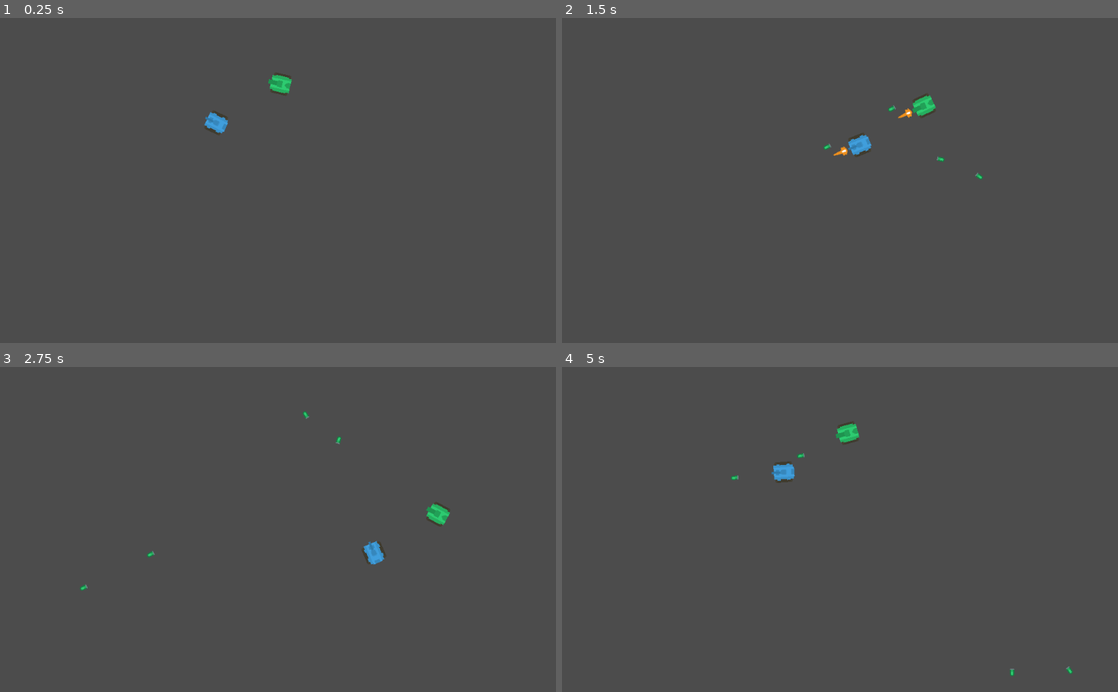
Above: before the commit, frames 1-4 (two rows, left to right).
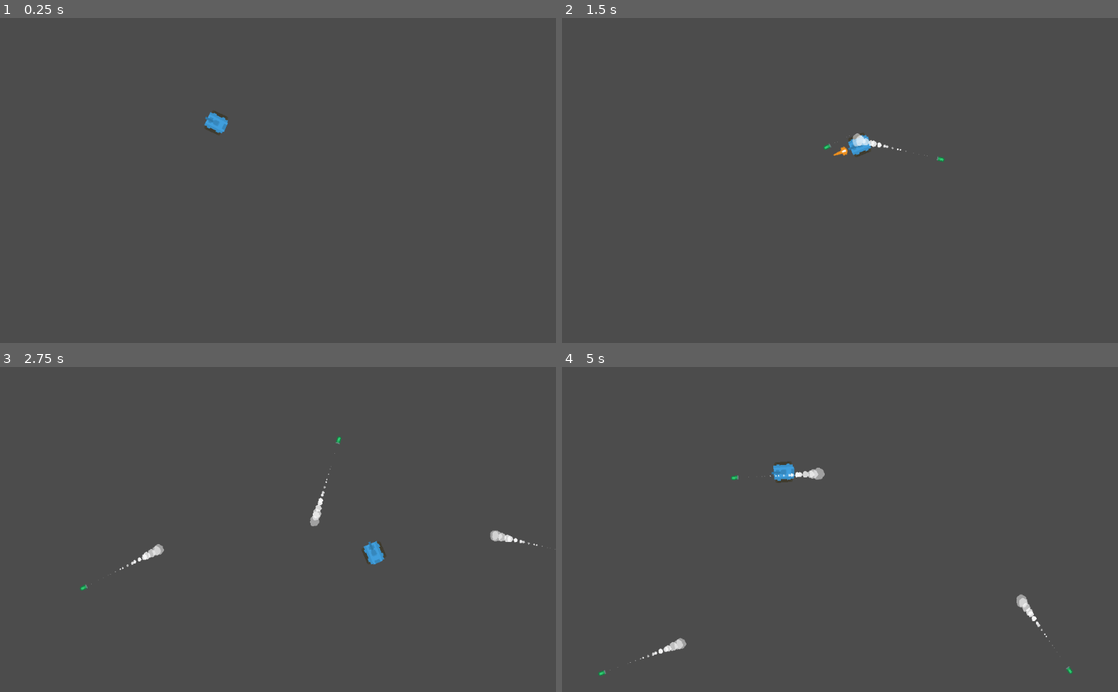
Above: after the commit, the same moments.

Repository: antonioaugustoalves/rogue-tankv2
Game: Godot game, scene res://scenes/Test.tscn
Two runs of this game, one before a commit and one after it. Both use one fixed random seed, a clock stepped at 60 frames per second and the inputs below.
Inputs (mouse positions are in pixels of both pictures, inside the frame that each line leads up to):
- Up to frame 1 (0.25 s): no input
- Up to frame 2 (1.5 s): tap Enter at 0.5 s; move the mouse to (962, 164) at 0.52 s; hold Right (ui_right) 0.53-1.28 s; tap Ctrl (ui_shot) at 0.6, 1.35 s; move the mouse to (728, 196) at 1.27 s; hold Down (ui_down) from 1.28 s (still down)
- Up to frame 3 (2.75 s): move the mouse to (333, 458) at 2.02 s; release Down (ui_down) at 2.03 s; hold Right (ui_right) from 2.03 s (still down); tap Ctrl (ui_shot) at 2.1 s
- Up to frame 4 (5 s): move the mouse to (812, 594) at 2.77 s; release Right (ui_right) at 2.78 s; hold Up (ui_up) 2.78-3.53 s; tap Ctrl (ui_shot) at 2.85, 3.6, 4.35 s; move the mouse to (1006, 578) at 3.52 s; hold Left (ui_left) from 3.53 s (still down); move the mouse to (673, 480) at 4.27 s

The runs differ from the first frame. In frame 1, 0.2% of the frame differs, in the area x 48-53%, y 16-24%; in frame 2, 0.4%; in frame 3, 0.6%; in frame 4, 0.7%, in the area x 6-89%, y 16-96%.

Commit message:
Aula do dia 01-11

Diff:
--- a/scenes/Bullet.tscn
+++ b/scenes/Bullet.tscn
@@ -1,18 +1,38 @@
-[gd_scene load_steps=4 format=2]
+[gd_scene load_steps=10 format=2]
 
 [ext_resource path="res://sprites/bulletGreen1_outline.png" type="Texture" id=1]
 [ext_resource path="res://scripts/Bullet.gd" type="Script" id=2]
+[ext_resource path="res://sprites/smokeWhite1.png" type="Texture" id=3]
 
 [sub_resource type="CapsuleShape2D" id=1]
 radius = 4.0
 height = 6.0
 
+[sub_resource type="Gradient" id=5]
+offsets = PoolRealArray( 0.243194, 0.490018, 0.506352, 0.671506, 0.994555 )
+colors = PoolColorArray( 1, 1, 1, 0.301961, 1, 1, 1, 1, 1, 1, 1, 0.486275, 1, 1, 1, 1, 1, 1, 1, 0.423529 )
+
+[sub_resource type="GradientTexture" id=6]
+gradient = SubResource( 5 )
+
+[sub_resource type="Curve" id=3]
+_data = [ Vector2( 0.0132576, 0.0386363 ), 0.0, 0.0, 0, 0, Vector2( 1, 1 ), 2.94286, 0.0, 0, 0 ]
+
+[sub_resource type="CurveTexture" id=4]
+curve = SubResource( 3 )
+
+[sub_resource type="ParticlesMaterial" id=2]
+flag_disable_z = true
+gravity = Vector3( 0, 0, 0 )
+orbit_velocity = 0.0
+orbit_velocity_random = 0.0
+scale = 0.2
+scale_random = 0.1
+scale_curve = SubResource( 4 )
+color_ramp = SubResource( 6 )
+
 [node name="Bullet" type="Area2D" groups=["cannon_bullets"]]
 script = ExtResource( 2 )
-
-[node name="sprite" type="Sprite" parent="."]
-rotation = 1.5708
-texture = ExtResource( 1 )
 
 [node name="CollisionShape2D" type="CollisionShape2D" parent="."]
 rotation = 1.5708
@@ -22,4 +42,16 @@
 position = Vector2( 0.5, 1.19209e-07 )
 scale = Vector2( 0.55, 0.4 )
 
+[node name="smoke" type="Particles2D" parent="."]
+position = Vector2( -11, 0 )
+amount = 18
+lifetime = 0.5
+local_coords = false
+process_material = SubResource( 2 )
+texture = ExtResource( 3 )
+
+[node name="sprite" type="Sprite" parent="."]
+rotation = 1.5708
+texture = ExtResource( 1 )
+
 [connection signal="screen_exited" from="Notifier" to="." method="_on_Notifier_screen_exited"]
--- a/scenes/Tank.tscn
+++ b/scenes/Tank.tscn
@@ -1,8 +1,8 @@
 [gd_scene load_steps=9 format=2]
 
-[ext_resource path="res://sprites/tankBody_green.png" type="Texture" id=1]
+[ext_resource path="res://sprites/tankBody_red.png" type="Texture" id=1]
 [ext_resource path="res://scripts/Tank.gd" type="Script" id=2]
-[ext_resource path="res://sprites/tankGreen_barrel2.png" type="Texture" id=3]
+[ext_resource path="res://sprites/tankBlue_barrel3.png" type="Texture" id=3]
 [ext_resource path="res://sprites/shotLarge.png" type="Texture" id=4]
 [ext_resource path="res://sprites/shotOrange.png" type="Texture" id=5]
 [ext_resource path="res://sprites/shotRed.png" type="Texture" id=6]
--- a/scenes/Test.tscn
+++ b/scenes/Test.tscn
@@ -9,9 +9,3 @@
 rotation = -18.9605
 tankBody = 1
 barrelType = 1
-
-[node name="Tank2" parent="." instance=ExtResource( 1 )]
-position = Vector2( 517, 122 )
-rotation = -6.1754
-tankBody = 4
-barrelType = 6
--- a/scripts/Tank.gd
+++ b/scripts/Tank.gd
@@ -6,6 +6,8 @@
 #Criando os disparos dinamicamente
 var pre_bulllet = preload("res://scenes/Bullet.tscn")
 
+# Descobrir o nome de cada objeto na tela
+var groupName = "bullets-"+str(self)
 #lista de skins do tank 18/10 =
 var bodies = [
 	"res://sprites/tankBody_bigRed.png",
@@ -48,7 +50,7 @@
 
 # Called when the node enters the scene tree for the first time.
 func _ready():
-	pass
+	print(groupName)
 
 
 func _draw():
@@ -72,12 +74,13 @@
 	if Input.is_action_just_pressed("ui_shot"):
 		print("Bang!")
 		# Contando quantos tiros tem em um grupo
-		var counter = get_tree().get_nodes_in_group("cannon_bullets").size()
-		if counter < 6:
+		var counter = get_tree().get_nodes_in_group(groupName).size()
+		if counter < 8:
 			var bullet = pre_bulllet.instance()
 			bullet.global_position = $Barrel/Muzzle.global_position
 			#Aula do dia 18.10
 			bullet.dir = Vector2(cos(rotation), sin(rotation)).normalized()
+			bullet.add_to_group(groupName)
 			get_parent().add_child(bullet)
 			# 18.10
 			$Barrel/Animation.play("fire")
